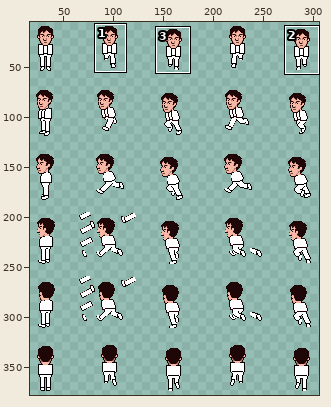
Edited in one commit: sprite sheet (GodotProjectFolder/Entity/Player/suitman sprites 2.png). Above: a wide view before the commit, with the close-up outlined.
Close-up. Old version:
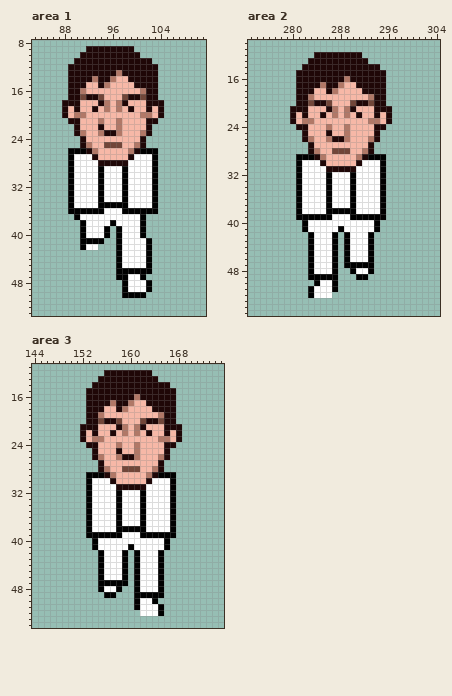
The file is 384x384 pixels. Shown: area 1: x 83..111, y 8..53; area 2: x 273..304, y 10..55; area 3: x 144..175, y 11..54. The wide view leaves out empty margins. The commit also changed other parts of the picture, which this record leaves out.
Once edited:
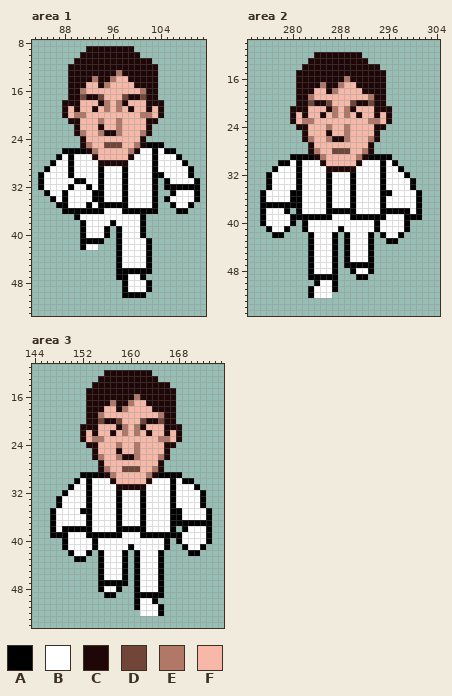
Palette (. is transparent): A #000000  B #ffffff  C #1f0707  D #714639  E #b17867  F #f7b8a7
What changed:
Area 1:
The author put colour A in row 25 at x 102 to 104; in row 26 at x 88 and 105 to 106; in row 27 at x 87 and 107; in row 28 at x 86 and 108; in row 29 at x 85 and 109; in row 30 at x 84, 104 and 109.
The author put colour A in row 31 at x 84, 105 and 110; in row 32 at x 84 and 105 to 110; in row 33 at x 85, 88, 106 and 110; in row 34 at x 86, 88, 105 and 110; in row 35 at x 87 to 88, 106 and 109; in row 36 at x 88 and 107 to 108.
Colour B becomes colour A in row 31 at x 90 to 91; in row 32 at x 92; in rows 33 to 34 at x 93; in row 35 at x 92.
The author put colour B in row 26 at x 104; in row 27 at x 88 and 104 to 106; in row 28 at x 87 to 88 and 104 to 107; in row 29 at x 86 to 88 and 104 to 108; in row 30 at x 85 to 88 and 105 to 108; in row 31 at x 85 to 88 and 106 to 109.
The author put colour B in row 32 at x 85 to 88; in row 33 at x 86 to 87 and 107 to 109; in row 34 at x 87 and 106 to 109; in row 35 at x 107 to 108.
Colour A becomes colour B in row 26 at x 101 to 102; in row 31 at x 89; in rows 33 to 35 at x 89.
Area 2:
The author put colour A in row 29 at x 280 and 296; in row 30 at x 278 to 279 and 297; in row 31 at x 277 and 298; in row 32 at x 276 and 299; in rows 33 to 34 at x 276 and 300; in row 35 at x 275, 280, 296 and 301.
The author put colour A in row 36 at x 275, 280 and 301; in row 37 at x 275 to 280 and 301; in row 38 at x 275, 279, 296 to 299 and 301; in row 39 at x 275, 280 and 299 to 301; in row 40 at x 275, 280 and 299; in row 41 at x 276, 279 and 299.
The author put colour A in row 42 at x 277 to 278, 295 and 298; in row 43 at x 296 to 297.
The author put colour B in row 30 at x 280 and 296; in row 31 at x 278 to 280 and 296 to 297; in row 32 at x 277 to 280 and 296 to 298; in rows 33 to 34 at x 277 to 280 and 296 to 299; in row 35 at x 276 to 279 and 297 to 300; in row 36 at x 276 to 279 and 296 to 300.
The author put colour B in row 37 at x 296 to 300; in row 38 at x 276 to 278 and 300; in row 39 at x 276 to 279 and 296 to 298; in row 40 at x 276 to 279 and 295 to 298; in row 41 at x 277 to 278 and 295 to 298; in row 42 at x 296 to 297.
Area 3:
The author put colour A in row 29 at x 152 and 168; in row 30 at x 151 and 169 to 170; in row 31 at x 150 and 171; in row 32 at x 149 and 172; in rows 33 to 34 at x 148 and 172; in row 35 at x 147, 152, 168 and 173.
The author put colour A in row 36 at x 147, 168 and 173; in row 37 at x 147 and 168 to 173; in row 38 at x 147, 149 to 152, 169 and 173; in row 39 at x 147 to 149, 168 and 173; in row 40 at x 149, 168 and 173; in row 41 at x 149, 169 and 172.
The author put colour A in row 42 at x 150, 153 and 170 to 171; in row 43 at x 151 to 152.
The author put colour B in row 30 at x 152 and 168; in row 31 at x 151 to 152 and 168 to 170; in row 32 at x 150 to 152 and 168 to 171; in rows 33 to 34 at x 149 to 152 and 168 to 171; in row 35 at x 148 to 151 and 169 to 172; in row 36 at x 148 to 152 and 169 to 172.
The author put colour B in row 37 at x 148 to 152; in row 38 at x 148 and 170 to 172; in row 39 at x 150 to 152 and 169 to 172; in row 40 at x 150 to 153 and 169 to 172; in row 41 at x 150 to 153 and 170 to 171; in row 42 at x 151 to 152.
Boxes around the changes in both close-ups, in picture pixels (x1, y1, x2, y2):
changed: (140, 142, 200, 214)
changed: (38, 148, 98, 214)
added: (260, 154, 296, 238)
added: (380, 154, 422, 244)
added: (50, 472, 92, 562)
added: (176, 472, 212, 556)
